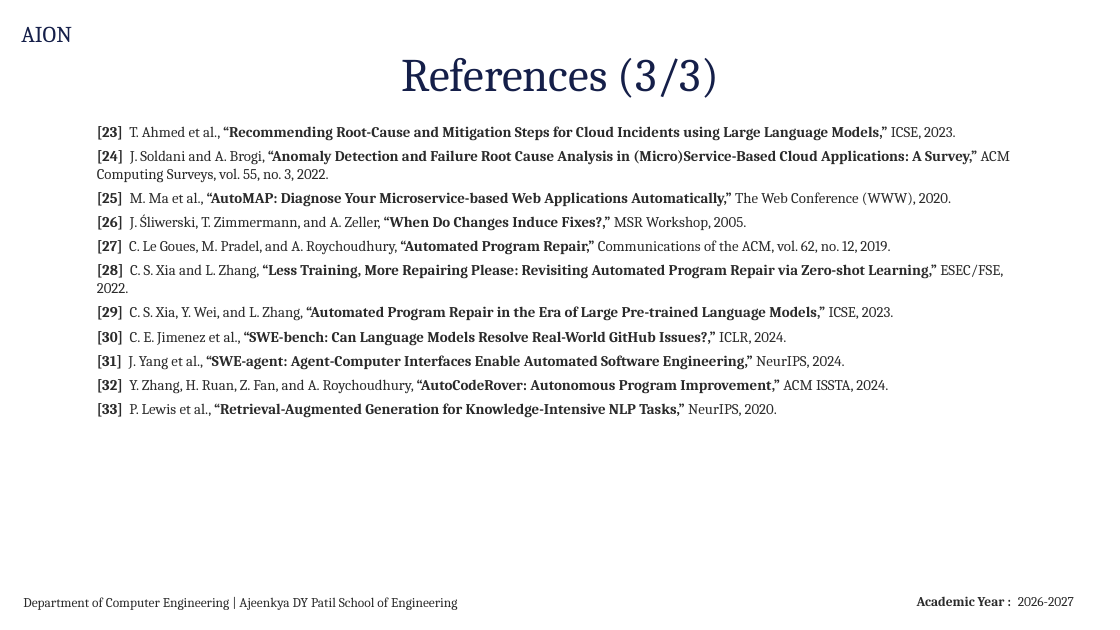
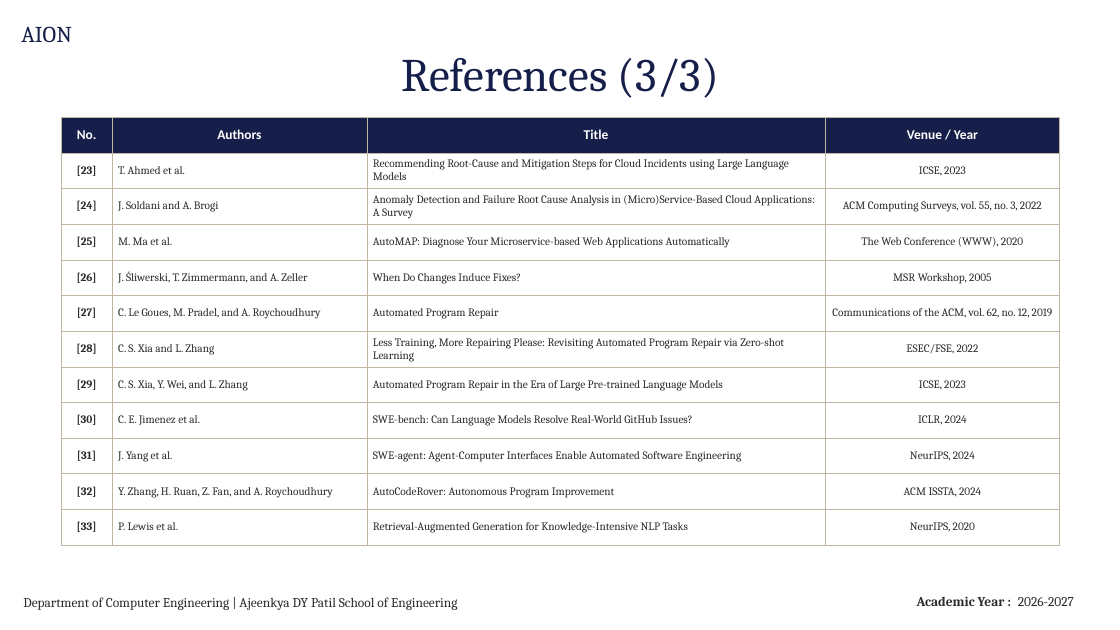
Before and after one commit to aditya-bheke/AION, a slide deck: slide 22 of docs/presentations/AION_Project_Review.pptx. Drawn at 1120x630 pixels with LibreOffice and Linux fonts; fonts in the diff are those of the drawing; background and template pictures are left out. Boxes give left, top, right and bottom in pixels: in the first picture for what was removed or moved away, otherwise in the second. Text is boxed around its words. In the diff, an @@ line names an element or a change of style, - is before the commit and + after.

```diff
--- a/docs/presentations/AION_Project_Review.pptx
+++ b/docs/presentations/AION_Project_Review.pptx
@@ table added at (61, 117, 1059, 537), 12 rows, 4 columns @@
+No. | Authors | Title | Venue / Year
+[23] | T. Ahmed et al. | Recommending Root-Cause and Mitigation Steps for Cloud Incidents using Large Language Models | ICSE, 2023
+[24] | J. Soldani and A. Brogi | Anomaly Detection and Failure Root Cause Analysis in (Micro)Service-Based Cloud Applications: A Survey | ACM Computing Surveys, vol. 55, no. 3, 2022
+[25] | M. Ma et al. | AutoMAP: Diagnose Your Microservice-based Web Applications Automatically | The Web Conference (WWW), 2020
+[26] | J. Śliwerski, T. Zimmermann, and A. Zeller | When Do Changes Induce Fixes? | MSR Workshop, 2005
+[27] | C. Le Goues, M. Pradel, and A. Roychoudhury | Automated Program Repair | Communications of the ACM, vol. 62, no. 12, 2019
+[28] | C. S. Xia and L. Zhang | Less Training, More Repairing Please: Revisiting Automated Program Repair via Zero-shot Learning | ESEC/FSE, 2022
+[29] | C. S. Xia, Y. Wei, and L. Zhang | Automated Program Repair in the Era of Large Pre-trained Language Models | ICSE, 2023
+[30] | C. E. Jimenez et al. | SWE-bench: Can Language Models Resolve Real-World GitHub Issues? | ICLR, 2024
+[31] | J. Yang et al. | SWE-agent: Agent-Computer Interfaces Enable Automated Software Engineering | NeurIPS, 2024
+[32] | Y. Zhang, H. Ruan, Z. Fan, and A. Roychoudhury | AutoCodeRover: Autonomous Program Improvement | ACM ISSTA, 2024
+[33] | P. Lewis et al. | Retrieval-Augmented Generation for Knowledge-Intensive NLP Tasks | NeurIPS, 2020
@@ text removed at (97, 126, 1011, 418) @@
-[23] T. Ahmed et al., “Recommending Root-Cause and Mitigation Steps for Cloud Incidents using Large Language Models,” ICSE, 2023.
-[24] J. Soldani and A. Brogi, “Anomaly Detection and Failure Root Cause Analysis in (Micro)Service-Based Cloud Applications: A Survey,” ACM Computing Surveys, vol. 55, no. 3, 2022.
-[25] M. Ma et al., “AutoMAP: Diagnose Your Microservice-based Web Applications Automatically,” The Web Conference (WWW), 2020.
-[26] J. Śliwerski, T. Zimmermann, and A. Zeller, “When Do Changes Induce Fixes?,” MSR Workshop, 2005.
-[27] C. Le Goues, M. Pradel, and A. Roychoudhury, “Automated Program Repair,” Communications of the ACM, vol. 62, no. 12, 2019.
-[28] C. S. Xia and L. Zhang, “Less Training, More Repairing Please: Revisiting Automated Program Repair via Zero-shot Learning,” ESEC/FSE, 2022.
-[29] C. S. Xia, Y. Wei, and L. Zhang, “Automated Program Repair in the Era of Large Pre-trained Language Models,” ICSE, 2023.
-[30] C. E. Jimenez et al., “SWE-bench: Can Language Models Resolve Real-World GitHub Issues?,” ICLR, 2024.
-[31] J. Yang et al., “SWE-agent: Agent-Computer Interfaces Enable Automated Software Engineering,” NeurIPS, 2024.
-[32] Y. Zhang, H. Ruan, Z. Fan, and A. Roychoudhury, “AutoCodeRover: Autonomous Program Improvement,” ACM ISSTA, 2024.
-[33] P. Lewis et al., “Retrieval-Augmented Generation for Knowledge-Intensive NLP Tasks,” NeurIPS, 2020.
```
Also in this commit, not shown: 2 other slides changed, 1 other file.
